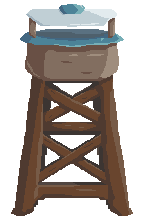
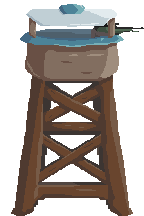
The second 144×216 image is a revision of the first. Changes to its layers:
added group "Group 8" with 5 layers above "Group 4" over [91, 22, 144, 38]
moved "Front" (1st of 2, in "Group 8") into group "Group 8" over [91, 22, 144, 38]
painted on "Front" (2nd of 2, in "Group 8" › "Front") over [91, 22, 144, 38]
showed "Mark", moved it into group "Group 8", painted on it over [91, 22, 144, 38]
moved "Back" into group "Group 8" over [91, 22, 144, 38]
